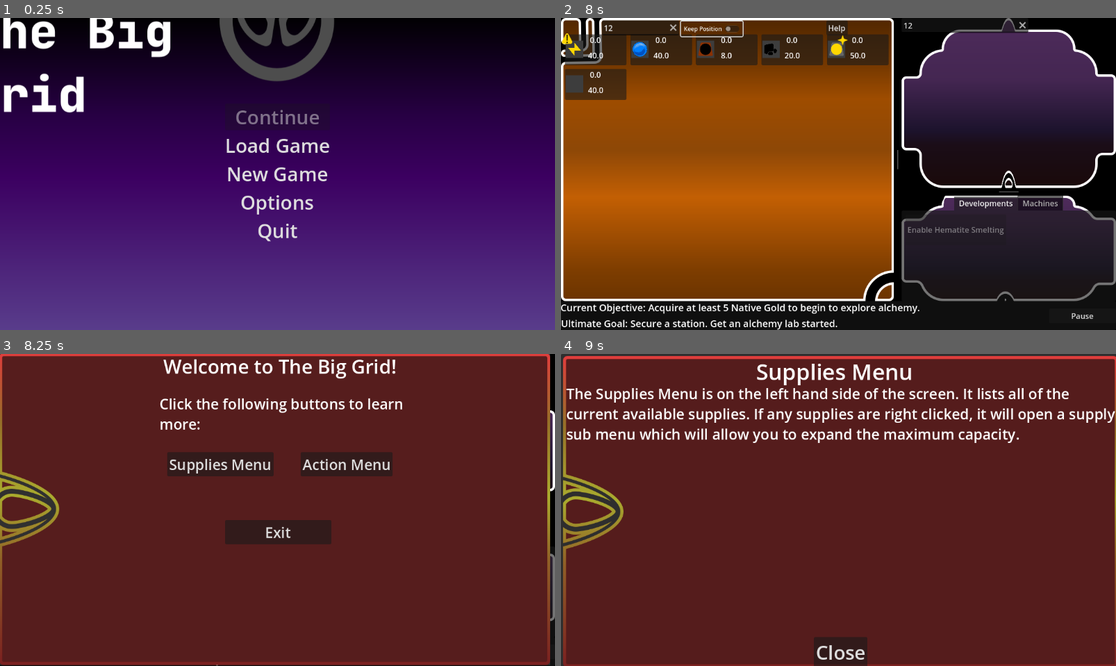
Above: before the commit, frames 1-4 (two rows, left to right).
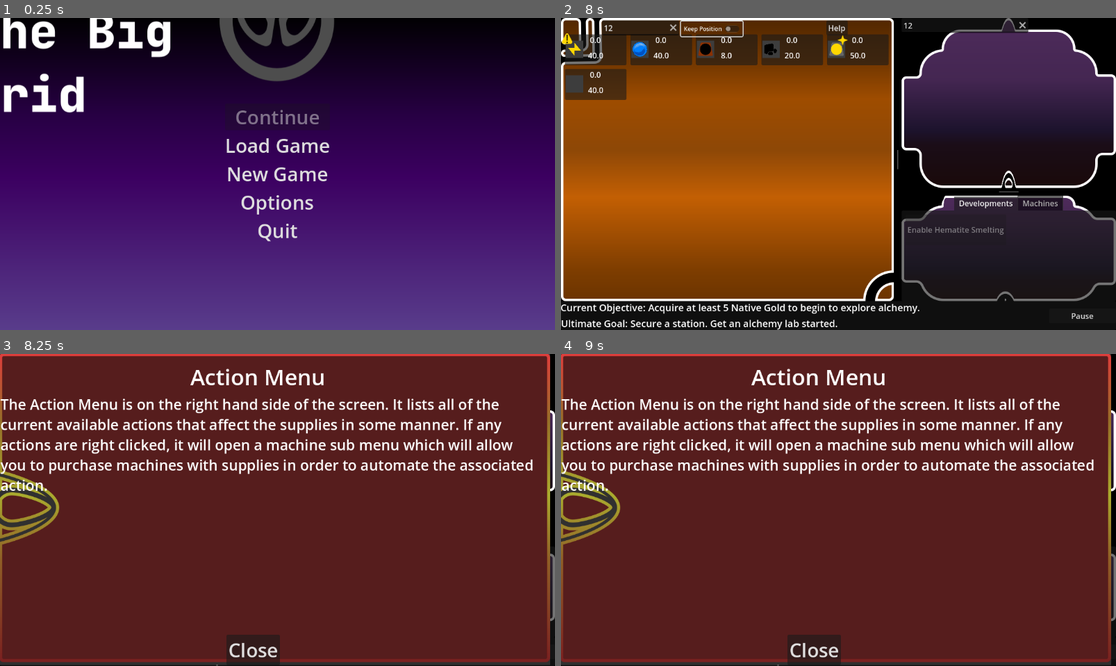
Above: after the commit, the same moments.

Repository: Carth501/The-Big-Grid
Game: Godot game, scene res://scenes/MainMenu.tscn
Two runs of this game, one before a commit and one after it. Both use one fixed random seed, a clock stepped at 60 frames per second and the inputs below. Sound files missing from this copy of the repository are replaced by a short silence.
Inputs (mouse positions are in pixels of both pictures, inside the frame that each line leads up to):
- Up to frame 1 (0.25 s): no input
- Up to frame 2 (8 s): click "New Game" at 0.5 s; click (638, 27) at 1.27 s; type "12" at 1.35 s; click (966, 24) at 1.5 s; type "12" at 1.58 s; click "[center]0.0[/center]" at 2 s; click "Pause" at 2.75 s; click "Resume" at 3.5 s; click "Keep Position" at 4.25 s; click "[center]0.0[/center]" at 5 s; click "Keep Position" at 5.75 s; click "[center]0.0[/center]" at 6.5 s; click "Keep Position" at 7.25 s
- Up to frame 3 (8.25 s): click "Help" at 8 s
- Up to frame 4 (9 s): click "Supplies Menu" at 8.75 s

Frames 1-2 are identical in both runs. In frame 3, 14% of the frame differs, in the area x 0-100%, y 1-100%; in frame 4, 19%, in the area x 0-100%, y 0-100%.
Error in both runs: Invalid call. Nonexistent function 'to_lower' in base 'Dictionary'. (res://scripts/display/FilterForeman.gd:61)

Commit message:
Finished refactoring colorrects
Finished refactoring colorrects and adusted anchors

Diff:
--- a/scenes/tutorial_pop_up.tscn
+++ b/scenes/tutorial_pop_up.tscn
@@ -56,35 +56,63 @@
 [node name="Supplies Menu" type="Button" parent="."]
 layout_mode = 1
 anchors_preset = -1
-offset_left = 348.615
-offset_top = 205.805
-offset_right = 569.615
-offset_bottom = 255.805
+anchor_left = 0.401
+anchor_top = 0.318
+anchor_right = 0.401
+anchor_bottom = 0.318
+offset_left = -110.215
+offset_top = -0.259018
+offset_right = 110.785
+offset_bottom = 49.741
+grow_horizontal = 2
+grow_vertical = 2
 theme_override_font_sizes/font_size = 30
 text = "Supplies Menu"
 
 [node name="Action Menu" type="Button" parent="."]
 layout_mode = 1
 anchors_preset = -1
-offset_left = 626.425
-offset_top = 205.805
-offset_right = 817.425
-offset_bottom = 255.805
+anchor_left = 0.631
+anchor_top = 0.318
+anchor_right = 0.631
+anchor_bottom = 0.318
+offset_left = -95.5747
+offset_top = -0.259018
+offset_right = 95.4253
+offset_bottom = 49.741
 theme_override_font_sizes/font_size = 30
 text = "Action Menu"
 
-[node name="SuppliesTutorial" type="PopupPanel" parent="."]
-size = Vector2i(1160, 650)
-max_size = Vector2i(1160, 650)
+[node name="Exit" type="Button" parent="."]
+layout_mode = 1
+anchors_preset = -1
+anchor_left = 0.506
+anchor_top = 0.843
+anchor_right = 0.506
+anchor_bottom = 0.843
+offset_left = -109.973
+offset_top = -0.264038
+offset_right = 111.028
+offset_bottom = 49.736
+theme_override_font_sizes/font_size = 30
+text = "Exit
+"
+
+[node name="SuppliesTutorial" type="ColorRect" parent="."]
+visible = false
+layout_mode = 1
+anchors_preset = 15
+anchor_right = 1.0
+anchor_bottom = 1.0
+grow_horizontal = 2
+grow_vertical = 2
+color = Color(0.188235, 0.188235, 0.188235, 1)
 
 [node name="Background Texture2" type="TextureRect" parent="SuppliesTutorial"]
-anchors_preset = 15
-anchor_right = 1.0
-anchor_bottom = 1.0
-offset_left = 4.0
-offset_top = 4.0
-offset_right = 1156.0
-offset_bottom = 651.427
+layout_mode = 1
+anchors_preset = 15
+anchor_right = 1.0
+anchor_bottom = 1.0
 grow_horizontal = 2
 grow_vertical = 2
 size_flags_horizontal = 3
@@ -96,56 +124,65 @@
 [node name="RichTextLabel" type="RichTextLabel" parent="SuppliesTutorial/Background Texture2"]
 layout_mode = 1
 anchors_preset = -1
-anchor_left = 0.5
-anchor_right = 0.5
-offset_left = -175.0
-offset_right = 576.0
-offset_bottom = 647.0
+anchor_left = 0.516
+anchor_top = 0.023
+anchor_right = 0.516
+anchor_bottom = 0.023
+offset_left = -185.415
+offset_top = 0.0959988
+offset_right = 185.585
+offset_bottom = 61.096
 grow_horizontal = 2
 theme_override_font_sizes/normal_font_size = 46
 text = "Supplies Menu"
+fit_content = true
 
 [node name="RichTextLabel2" type="RichTextLabel" parent="SuppliesTutorial/Background Texture2"]
 clip_contents = false
 layout_mode = 1
 anchors_preset = -1
-anchor_left = 0.5
-anchor_right = 0.5
-offset_left = -569.085
-offset_top = 57.13
-offset_right = 582.915
-offset_bottom = 704.13
+anchor_left = 0.513
+anchor_top = 0.157
+anchor_right = 0.513
+anchor_bottom = 0.157
+offset_left = -559.982
+offset_top = 0.264
+offset_right = 560.018
+offset_bottom = 179.264
 grow_horizontal = 2
 theme_override_font_sizes/normal_font_size = 30
 text = "The Supplies Menu is on the left hand side of the screen. It lists all of the current available supplies. If any supplies are right clicked, it will open a supply sub menu which will allow you to expand the maximum capacity."
 
 [node name="close" type="Button" parent="SuppliesTutorial/Background Texture2"]
 layout_mode = 1
-anchors_preset = 7
+anchors_preset = -1
 anchor_left = 0.5
-anchor_top = 1.0
+anchor_top = 0.903
 anchor_right = 0.5
-anchor_bottom = 1.0
+anchor_bottom = 0.903
 offset_left = -55.0
-offset_top = -63.0
+offset_top = -0.144043
 offset_right = 55.0
+offset_bottom = 62.856
 grow_horizontal = 2
 grow_vertical = 0
 theme_override_font_sizes/font_size = 40
 text = "Close"
 
-[node name="ActionMenuTutorial" type="PopupPanel" parent="."]
-size = Vector2i(1160, 650)
-max_size = Vector2i(1160, 650)
+[node name="ActionMenuTutorial" type="ColorRect" parent="."]
+layout_mode = 1
+anchors_preset = 15
+anchor_right = 1.0
+anchor_bottom = 1.0
+grow_horizontal = 2
+grow_vertical = 2
+color = Color(0.188235, 0.188235, 0.188235, 1)
 
 [node name="Background Texture2" type="TextureRect" parent="ActionMenuTutorial"]
-anchors_preset = 15
-anchor_right = 1.0
-anchor_bottom = 1.0
-offset_left = 4.0
-offset_top = 4.0
-offset_right = 1156.0
-offset_bottom = 651.427
+layout_mode = 1
+anchors_preset = 15
+anchor_right = 1.0
+anchor_bottom = 1.0
 grow_horizontal = 2
 grow_vertical = 2
 size_flags_horizontal = 3
@@ -157,11 +194,14 @@
 [node name="RichTextLabel" type="RichTextLabel" parent="ActionMenuTutorial/Background Texture2"]
 layout_mode = 1
 anchors_preset = -1
-anchor_left = 0.5
-anchor_right = 0.5
-offset_left = -175.0
-offset_right = 576.0
-offset_bottom = 647.0
+anchor_left = 0.479
+anchor_top = 0.026
+anchor_right = 0.479
+anchor_bottom = 0.026
+offset_left = -151.079
+offset_top = 0.152
+offset_right = 150.921
+offset_bottom = 66.152
 grow_horizontal = 2
 theme_override_font_sizes/normal_font_size = 46
 text = "Action Menu"
@@ -170,45 +210,38 @@
 clip_contents = false
 layout_mode = 1
 anchors_preset = -1
-anchor_left = 0.5
-anchor_right = 0.5
-offset_left = -569.085
-offset_top = 57.13
-offset_right = 582.915
-offset_bottom = 704.13
-grow_horizontal = 2
+anchor_left = 0.497
+anchor_top = 0.131
+anchor_right = 0.497
+anchor_bottom = 0.131
+offset_left = -565.675
+offset_top = 0.111992
+offset_right = 565.325
+offset_bottom = 216.112
+grow_horizontal = 2
+grow_vertical = 2
 theme_override_font_sizes/normal_font_size = 30
 text = "The Action Menu is on the right hand side of the screen. It lists all of the current available actions that aff …(190 unchanged characters)…
 action."
 
 [node name="closeAction" type="Button" parent="ActionMenuTutorial/Background Texture2"]
 layout_mode = 1
-anchors_preset = 7
-anchor_left = 0.5
-anchor_top = 1.0
-anchor_right = 0.5
-anchor_bottom = 1.0
-offset_left = -55.0
-offset_top = -63.0
-offset_right = 55.0
+anchors_preset = -1
+anchor_left = 0.461
+anchor_top = 0.903
+anchor_right = 0.461
+anchor_bottom = 0.903
+offset_left = -54.4832
+offset_top = -0.144043
+offset_right = 55.5168
+offset_bottom = 62.856
 grow_horizontal = 2
 grow_vertical = 0
 theme_override_font_sizes/font_size = 40
 text = "Close"
 
-[node name="Exit" type="Button" parent="."]
-layout_mode = 1
-anchors_preset = -1
-offset_left = 468.715
-offset_top = 347.085
-offset_right = 689.716
-offset_bottom = 397.085
-theme_override_font_sizes/font_size = 30
-text = "Exit
-"
-
 [connection signal="pressed" from="Supplies Menu" to="." method="_on_supplies_menu_pressed"]
 [connection signal="pressed" from="Action Menu" to="." method="_on_action_menu_pressed"]
+[connection signal="pressed" from="Exit" to="." method="_on_exit_pressed"]
 [connection signal="pressed" from="SuppliesTutorial/Background Texture2/close" to="." method="_on_close_pressed"]
 [connection signal="pressed" from="ActionMenuTutorial/Background Texture2/closeAction" to="." method="_on_close_action_pressed"]
-[connection signal="pressed" from="Exit" to="." method="_on_exit_pressed"]
Not shown: 1 places in scenes/Game.tscn that only renumber resources
